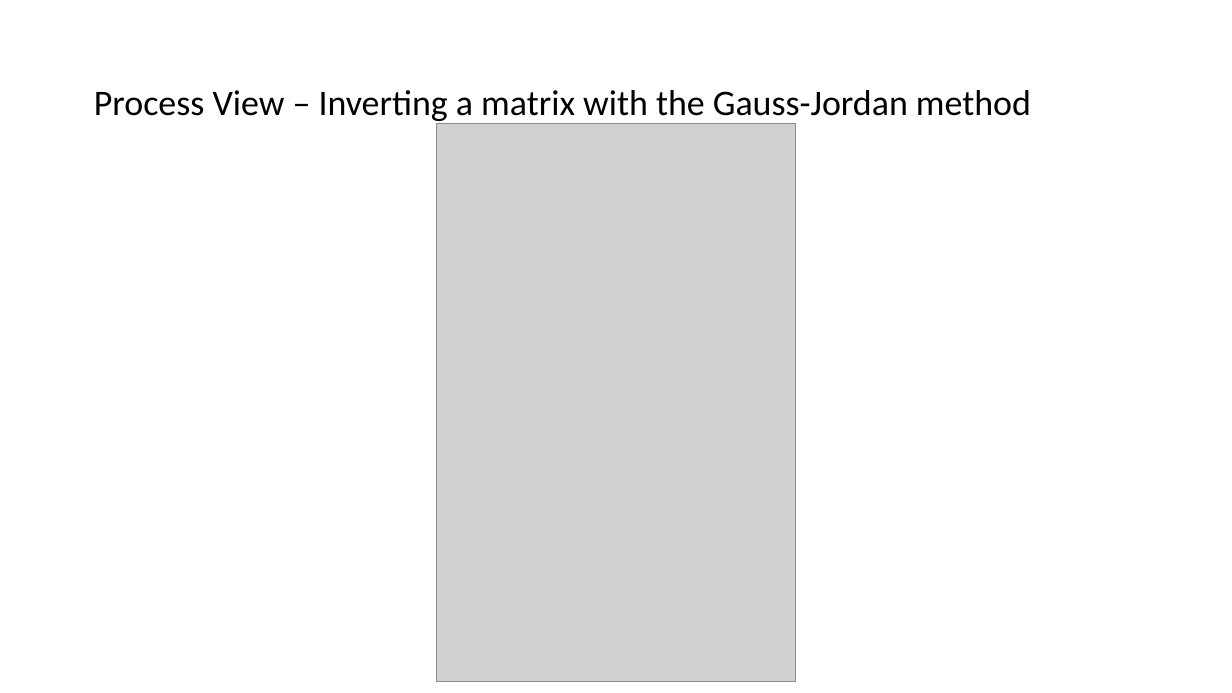
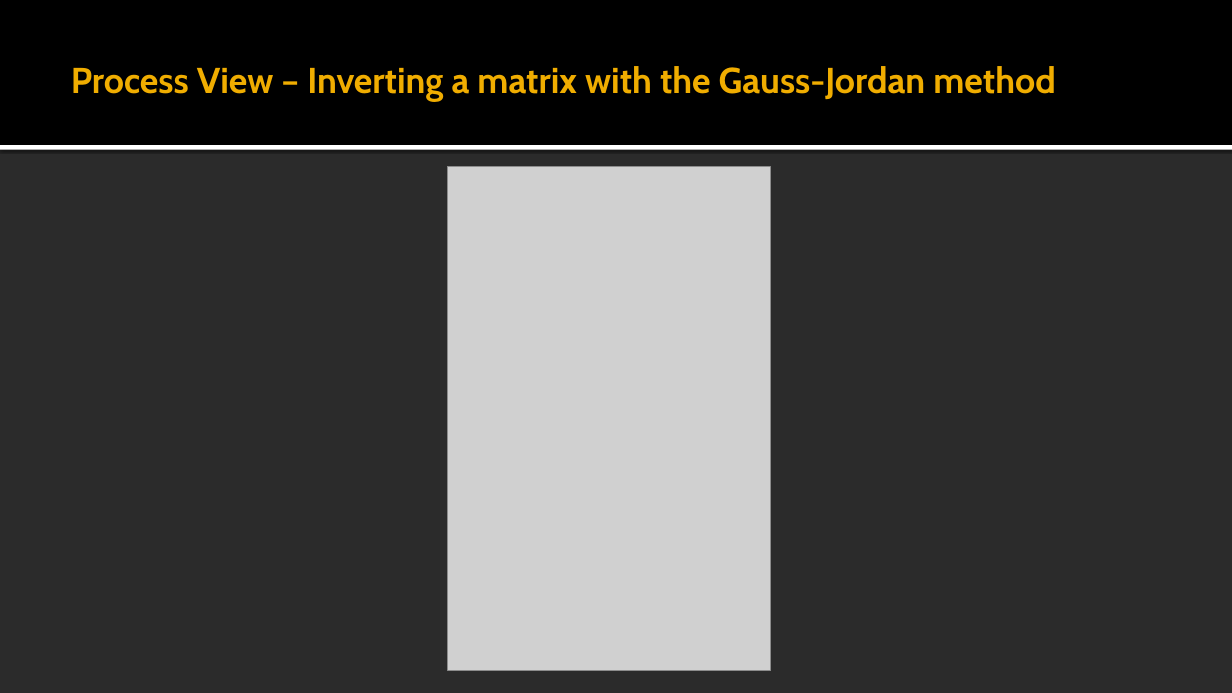
Before and after one commit to vkostyukov/la4j, a slide deck: slide 16 of ArchSW-docs/La4j.pptx. Drawn at 1232x693 pixels with LibreOffice and Linux fonts; fonts in the diff are those of the drawing; grey boxes stand for pictures; background and template pictures are left out; a plain dark background stands for a picture behind light text. Boxes give left, top, right and bottom in pixels: in the first picture for what was removed or moved away, otherwise in the second. Text is boxed around its words. In the diff, an @@ line names an element or a change of style, - is before the commit and + after.

```diff
--- a/ArchSW-docs/La4j.pptx
+++ b/ArchSW-docs/La4j.pptx
@@ background #FFFFFF to picture (left out) @@
@@ rectangle added at (x1=0, y1=0, x2=1232, y2=145), fill #000000 @@
@@ title "Process View – Inverting a ..." moved from (x1=94, y1=90, x2=1031, y2=124) to (x1=71, y1=66, x2=1055, y2=102) @@
@@ title "Process View – Inverting a ..." at (x1=71, y1=66, x2=1055, y2=102): font Calibri to Cabin, text colour #000000 to #F0AD00, bold on; line spacing 0.9 to 1 @@
@@ rectangle added at (x1=0, y1=145, x2=1232, y2=150), fill #FFFFFF @@
@@ picture resized from (x1=437, y1=124, x2=796, y2=682) to (x1=447, y1=167, x2=771, y2=671) @@
```
Also in this commit, not shown: 21 other slides changed.
